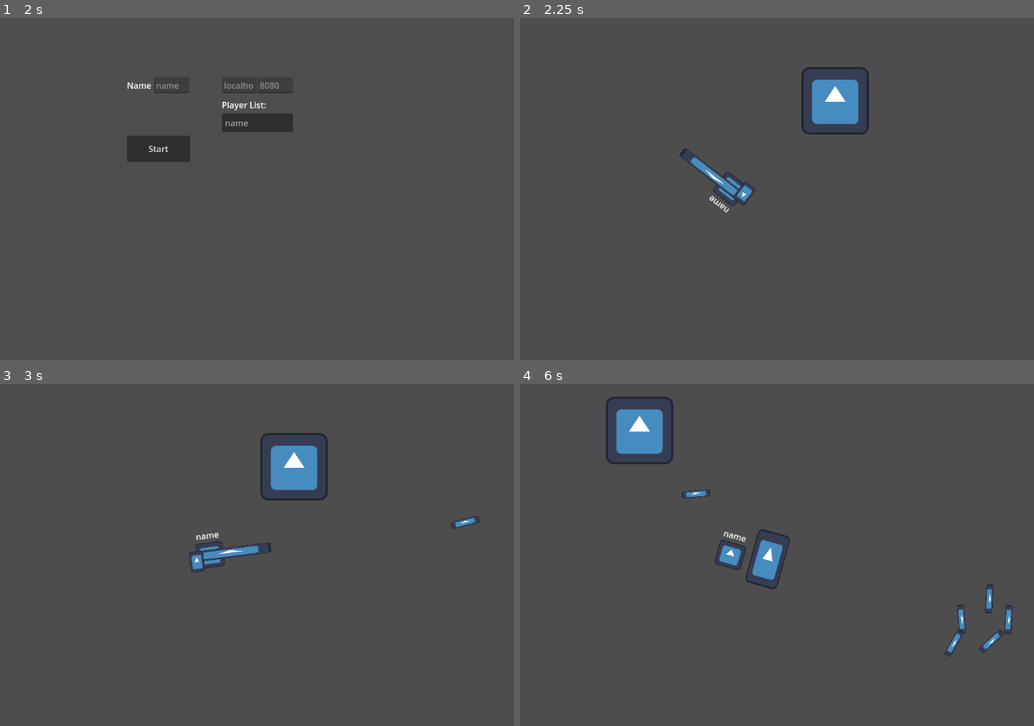
Above: before the commit, frames 1-4 (two rows, left to right).
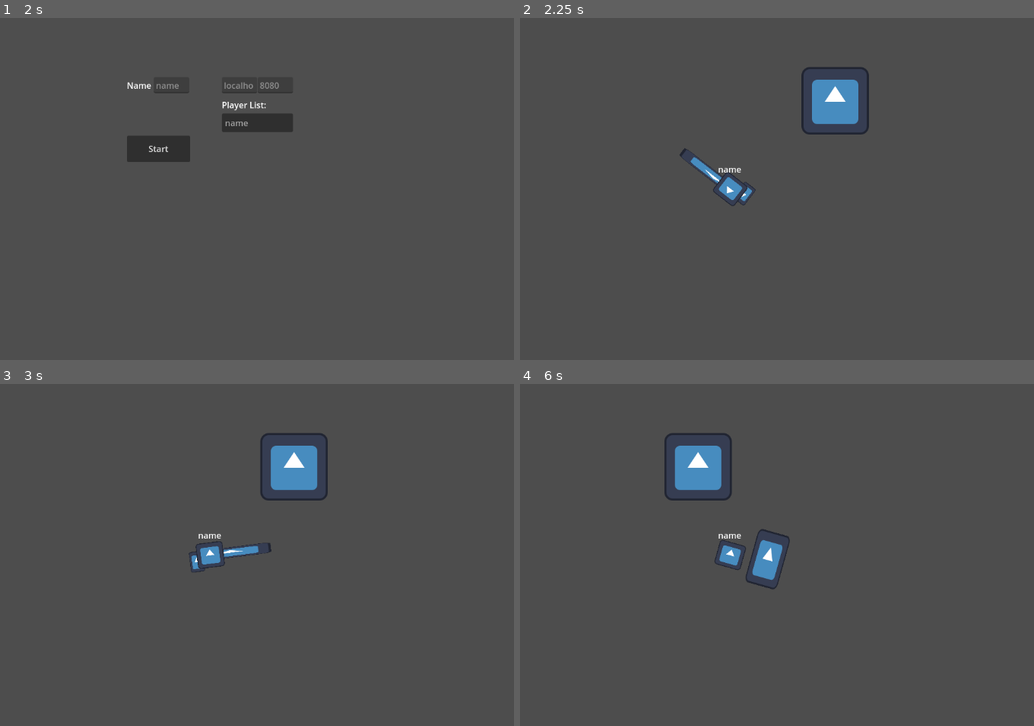
Above: after the commit, the same moments.

Repository: filipjaruska/mtds
Game: Godot game, scene res://nodes/menu/main.tscn
The game is run twice, just before and just after one commit, with the same random seed, the same clock (stepped at 60 frames per second) and the same inputs. The engine's default icon, where the game draws it, is replaced by a stand-in: a white triangle on a blue panel in a dark square.
Inputs (mouse positions are in pixels of both pictures, inside the frame that each line leads up to):
- Up to frame 1 (2 s): click "Start" at 0.5 s; click "Host" at 1.25 s
- Up to frame 2 (2.25 s): click "Start" at 2 s
- Up to frame 3 (3 s): tap Enter at 2.75 s; move the mouse to (344, 537) at 2.77 s; hold Right (ui_right) from 2.78 s (still down); click (344, 537) at 2.85 s
- Up to frame 4 (6 s): move the mouse to (607, 572) at 3.52 s; release Right (ui_right) at 3.53 s; hold Down (ui_down) 3.53-4.28 s; click (607, 572) at 3.6 s; move the mouse to (792, 479) at 4.27 s; hold Right (ui_right) 4.28-5.03 s; tap Q (switch_weapon) at 4.35 s; click (792, 479) at 4.55 s; move the mouse to (699, 623) at 5.02 s; hold Up (ui_up) 5.03-5.78 s; click (699, 623) at 5.1 s; move the mouse to (910, 606) at 5.77 s; hold Left (ui_left) from 5.78 s (still down); click (910, 606) at 5.85 s

Frame 1 is identical in both runs. In frame 2, 0.2% of the frame differs, in the area x 36-45%, y 43-58%; in frame 3, 0.3%; in frame 4, 3.6%, in the area x 16-96%, y 3-80%.

Commit message:
add sync to bullets and fix rotation

Diff:
--- a/nodes/player/player.tscn
+++ b/nodes/player/player.tscn
@@ -11,12 +11,26 @@
 properties/0/path = NodePath(".:position")
 properties/0/spawn = true
 properties/0/replication_mode = 1
-properties/1/path = NodePath(".:rotation")
+properties/1/path = NodePath("Node2D:rotation")
 properties/1/spawn = true
 properties/1/replication_mode = 1
 
 [node name="Player" type="CharacterBody2D" groups=["Player"]]
 script = ExtResource("1_bpepw")
+
+[node name="Node2D" type="Node2D" parent="."]
+
+[node name="WeaponManager" type="Node2D" parent="Node2D"]
+position = Vector2(38, 0)
+script = ExtResource("3_8meis")
+
+[node name="SwitchCooldownTimer" type="Timer" parent="Node2D/WeaponManager"]
+wait_time = 0.3
+
+[node name="Sprite2D" type="Sprite2D" parent="Node2D"]
+position = Vector2(3.09944e-06, 3.58711e-06)
+scale = Vector2(0.40176, 0.374369)
+texture = ExtResource("2_krkth")
 
 [node name="Label" type="Label" parent="."]
 offset_left = -23.0
@@ -24,11 +38,6 @@
 offset_right = 24.0
 offset_bottom = -26.0
 text = "Name"
-
-[node name="Sprite2D" type="Sprite2D" parent="."]
-position = Vector2(3.09944e-06, 3.58711e-06)
-scale = Vector2(0.40176, 0.374369)
-texture = ExtResource("2_krkth")
 
 [node name="CollisionShape2D" type="CollisionShape2D" parent="."]
 shape = SubResource("CircleShape2D_b7jsc")
@@ -38,11 +47,4 @@
 [node name="MultiplayerSynchronizer" type="MultiplayerSynchronizer" parent="."]
 replication_config = SubResource("SceneReplicationConfig_i0rdp")
 
-[node name="WeaponManager" type="Node2D" parent="."]
-position = Vector2(38, 0)
-script = ExtResource("3_8meis")
-
-[node name="SwitchCooldownTimer" type="Timer" parent="WeaponManager"]
-wait_time = 0.3
-
-[connection signal="timeout" from="WeaponManager/SwitchCooldownTimer" to="WeaponManager" method="_on_switch_cooldown_timer_timeout"]
+[connection signal="timeout" from="Node2D/WeaponManager/SwitchCooldownTimer" to="Node2D/WeaponManager" method="_on_switch_cooldown_timer_timeout"]
--- a/scripts/player.gd
+++ b/scripts/player.gd
@@ -2,7 +2,7 @@
 
 @export var speed: float = 200.0
 var sync_position = Vector2(0, 0) # Alternative way to synchronize movement, not currently used
-@onready var weapon_manager = $WeaponManager
+@onready var weapon_manager = $Node2D/WeaponManager
 
 func _ready():
 	$MultiplayerSynchronizer.set_multiplayer_authority(str(name).to_int())
@@ -28,7 +28,7 @@
 func _physics_process(_delta):
 	if $MultiplayerSynchronizer.get_multiplayer_authority() == multiplayer.get_unique_id():
 		var direction = (get_global_mouse_position() - global_position).normalized()
-		rotation = direction.angle()
+		$Node2D.rotation = direction.angle()
 
 func set_player_name(player_name: String):
 	$Label.text = player_name
--- a/scripts/weapons/bullet.gd
+++ b/scripts/weapons/bullet.gd
@@ -1,11 +1,18 @@
 extends RigidBody2D
 
 @export var speed: float = 5000.0
+@export var damage: float = 10.0
 
 func _ready():
-	# Initial impulse
-	apply_impulse(Vector2(), Vector2(speed, 0).rotated(rotation))
+    pass
+
+@rpc("any_peer")
+func network_update(position: Vector2, rotation: float):
+    global_position = position
+    global_rotation = rotation
 
 func _process(delta):
-	# only needed to adjust the velocity each frame
-	self.linear_velocity = Vector2(speed, 0).rotated(rotation)
+    var velocity = Vector2(speed, 0).rotated(rotation)
+    global_position += velocity * delta
+    if is_multiplayer_authority():
+        rpc("network_update", global_position, rotation)
--- a/scripts/weapons/ranged_weapon.gd
+++ b/scripts/weapons/ranged_weapon.gd
@@ -1,4 +1,3 @@
-
 extends Node2D
 class_name RangedWeapon
 
@@ -17,6 +16,7 @@
     if Time.get_ticks_msec() - last_shot_time >= 1000 / fire_rate:
         if AMMO > 0:
             _shoot_bullet()
+            rpc("network_shoot")
             last_shot_time = Time.get_ticks_msec()
             AMMO -= 1
         else:
@@ -24,8 +24,11 @@
     else:
         print("Weapon on cooldown!")
 
+@rpc("any_peer")
+func network_shoot():
+    _shoot_bullet()
+
 func _shoot_bullet():
-	# for children
     pass
 
 func reload():
--- a/scripts/weapons/weapon_manager.gd
+++ b/scripts/weapons/weapon_manager.gd
@@ -4,7 +4,7 @@
 var can_switch: bool = true
 
 @onready var switch_cooldown_timer = $"../WeaponManager/SwitchCooldownTimer"
-@onready var multiplayer_sync = $"../MultiplayerSynchronizer"
+@onready var multiplayer_sync = $"../../MultiplayerSynchronizer"
 
 func _ready():
 	var pistol_scene: PackedScene = preload("res://nodes/weapons/pistol.tscn")
